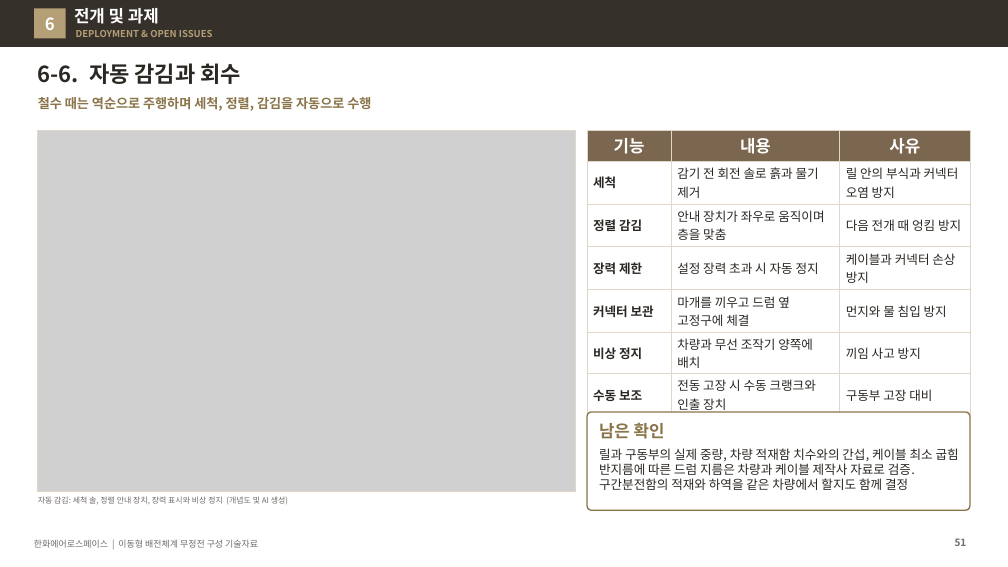
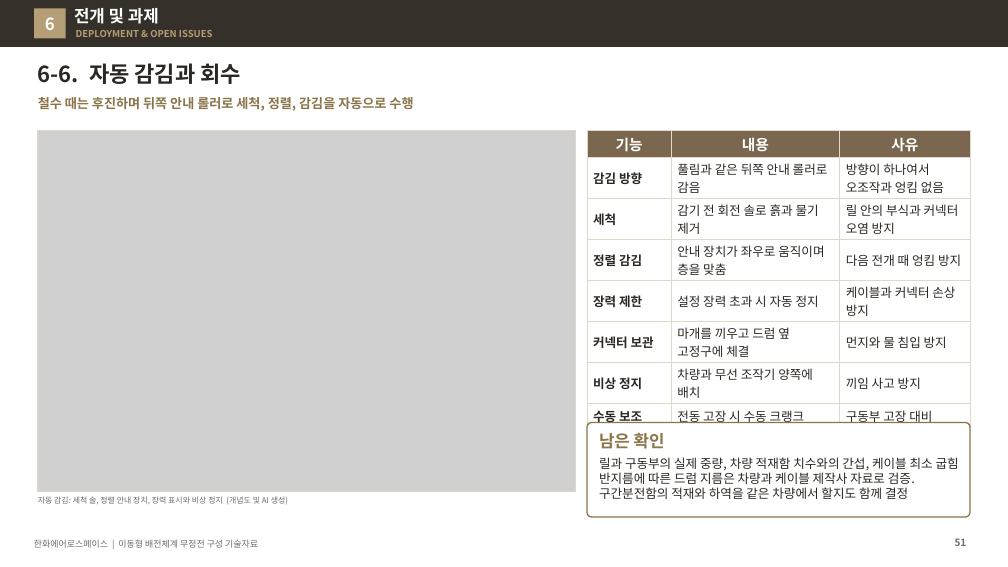
Before and after one commit to byunjd112-hue/headroom, a slide deck: slide 51 of mobile_ems/docs/out/IFPS_이동형배전체계_무정전구성_기술자료_Rev72.pptx. Drawn at 1008x567 pixels with LibreOffice and Linux fonts; fonts in the diff are those of the drawing; grey boxes stand for pictures. Boxes give left, top, right and bottom in pixels: in the first picture for what was removed or moved away, otherwise in the second. Text is boxed around its words. In the diff, an @@ line names an element or a change of style, - is before the commit and + after.

```diff
--- a/mobile_ems/docs/out/IFPS_이동형배전체계_무정전구성_기술자료_Rev72.pptx
+++ b/mobile_ems/docs/out/IFPS_이동형배전체계_무정전구성_기술자료_Rev72.pptx
@@ text at (38, 97, 413, 111): text changed @@
-철수 때는 역순으로 주행하며 세척, 정렬, 감김을 자동으로 수행
+철수 때는 후진하며 뒤쪽 안내 롤러로 세척, 정렬, 감김을 자동으로 수행
@@ table at (587, 130, 969, 427) @@
+row 2: 감김 방향 | 풀림과 같은 뒤쪽 안내 롤러로 감음 | 방향이 하나여서 오조작과 엉킴 없음
-row 8, column 2: 전동 고장 시 수동 크랭크와 인출 장치
+row 8, column 2: 전동 고장 시 수동 크랭크
@@ rounded rectangle: place and size @@
-rounded rectangle at (587, 412, 970, 510)
+rounded rectangle at (587, 423, 970, 517)
@@ rounded rectangle at (587, 423, 970, 517): proportions changed @@
@@ text "남은 확인": place and size @@
-text "남은 확인" at (599, 423, 665, 439)
+text "남은 확인" at (599, 433, 665, 449)
@@ text "릴과 구동부의 실제 중량, 차량 ...": place and size @@
-text "릴과 구동부의 실제 중량, 차량 ..." at (599, 448, 959, 490)
+text "릴과 구동부의 실제 중량, 차량 ..." at (599, 457, 959, 499)
```
Also in this commit, not shown: 1 other slide changed, 4 other files.
